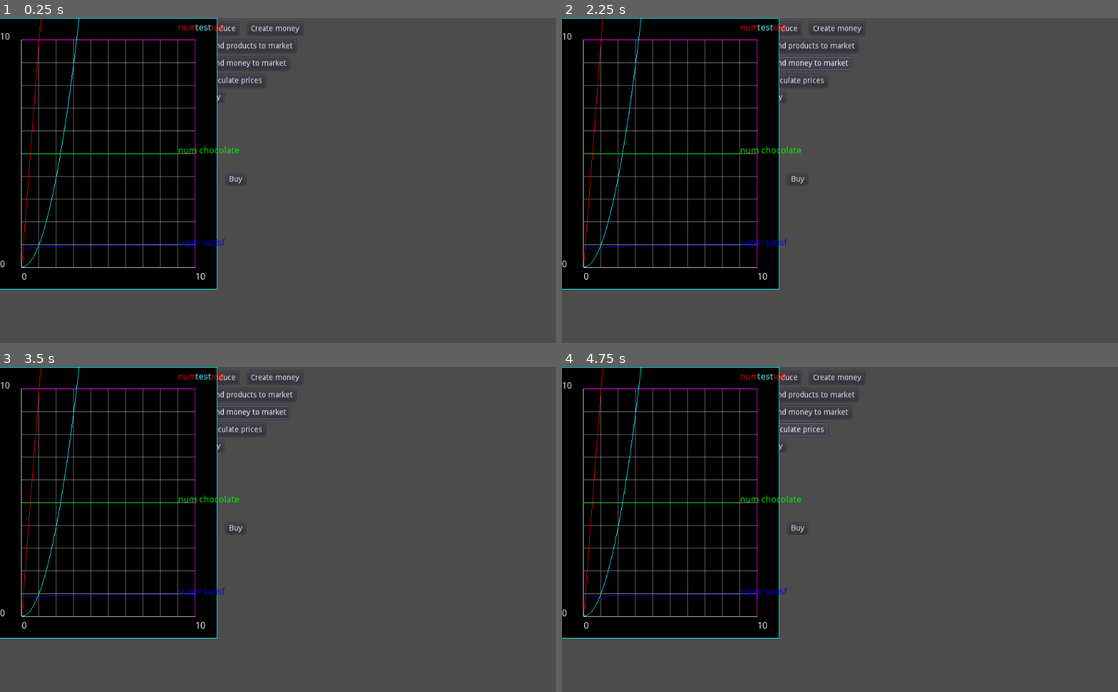
Above: before the commit, frames 1-4 (two rows, left to right).
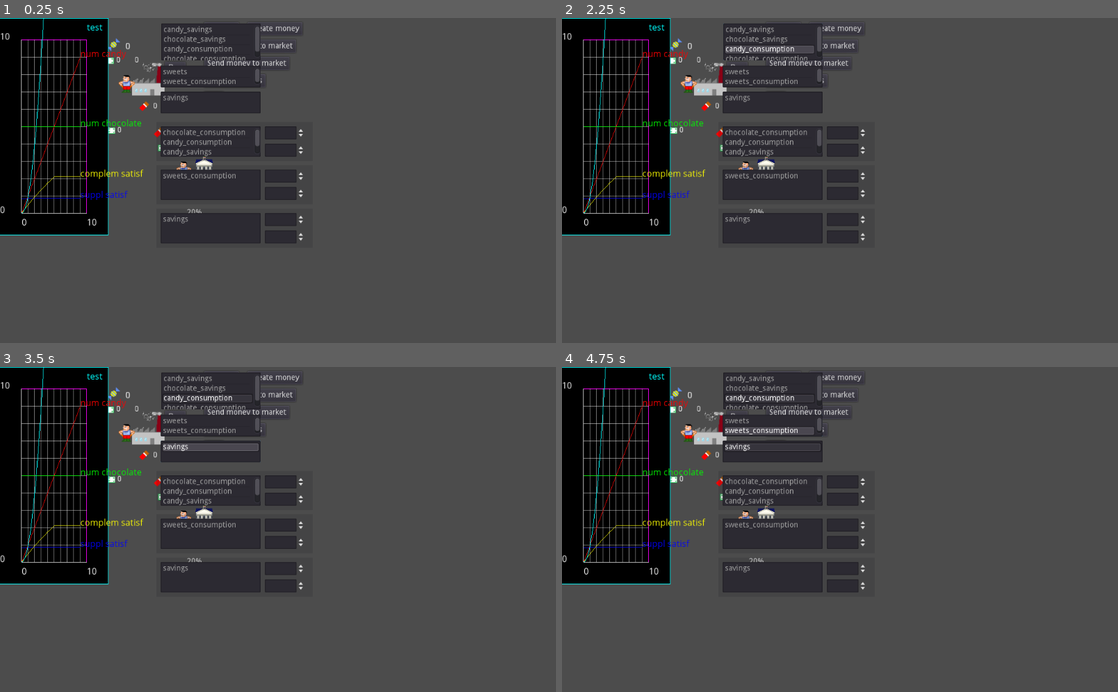
Above: after the commit, the same moments.

Repository: carlostgit/Fiat2
Game: Godot game, scene res://Fiat.tscn
Two runs of this game, one before a commit and one after it. Both use one fixed random seed, a clock stepped at 60 frames per second and the inputs below.
Inputs:
- Up to frame 1 (0.25 s): no input
- Up to frame 2 (2.25 s): click "Produce" at 0.5 s; click "Send products to market" at 1.25 s; click "Send money to market" at 2 s
- Up to frame 3 (3.5 s): click "Buy" at 2.75 s
- Up to frame 4 (4.75 s): click "Create money" at 3.5 s; click "Calculate prices" at 4.25 s

The runs differ from the first frame. In frame 1, 26% of the frame differs, in the area x 0-55%, y 0-84%; in frame 2, 26%; in frame 3, 26%; in frame 4, 26%.

Commit message:
Se añaden métodos para testeo de SatisfactionCalculator, y una escena PriceCalculationTesterScene.tscn

Diff:
--- a/Fiat.gd
+++ b/Fiat.gd
@@ -8,7 +8,9 @@
 #Testeo de scripts
 #const SatisfactionCalculator = preload("res://PriceCalculation/SatisfactionCalculator.gd")
 
+
 const PriceCalculationTester = preload("res://PriceCalculation/PriceCalculationTester.gd")
+
 
 #Fin de testeo de scripts
 
--- a/Fiat.tscn
+++ b/Fiat.tscn
@@ -236,17 +236,17 @@
 
 [node name="Globals" type="Node" parent="."]
 script = ExtResource( 11 )
+[connection signal="pressed" from="ProduceButton" to="Factory2" method="_on_ProduceButton_pressed"]
 [connection signal="pressed" from="ProduceButton" to="Factory" method="_on_ProduceButton_pressed"]
-[connection signal="pressed" from="ProduceButton" to="Factory2" method="_on_ProduceButton_pressed"]
 [connection signal="pressed" from="CreateMoney" to="Government" method="_on_CreateMoney_pressed"]
+[connection signal="pressed" from="SendProductsToMarketButton" to="Factory2" method="_on_SendProductsToMarketButton_pressed"]
 [connection signal="pressed" from="SendProductsToMarketButton" to="Factory" method="_on_SendProductsToMarketButton_pressed"]
-[connection signal="pressed" from="SendProductsToMarketButton" to="Factory2" method="_on_SendProductsToMarketButton_pressed"]
+[connection signal="pressed" from="SendMoneyToMarketButton" to="Government" method="_on_SendMoneyToMarketButton_pressed"]
+[connection signal="pressed" from="SendMoneyToMarketButton" to="Factory2" method="_on_SendMoneyToMarketButton_pressed"]
 [connection signal="pressed" from="SendMoneyToMarketButton" to="Factory" method="_on_SendMoneyToMarketButton_pressed"]
-[connection signal="pressed" from="SendMoneyToMarketButton" to="Factory2" method="_on_SendMoneyToMarketButton_pressed"]
-[connection signal="pressed" from="SendMoneyToMarketButton" to="Government" method="_on_SendMoneyToMarketButton_pressed"]
 [connection signal="pressed" from="CalculatePrices" to="Shop" method="_on_CalculatePrices_pressed"]
+[connection signal="pressed" from="BuyButton" to="Government" method="_on_BuyButton_pressed"]
+[connection signal="pressed" from="BuyButton" to="Factory2" method="_on_BuyButton_pressed"]
 [connection signal="pressed" from="BuyButton" to="Factory" method="_on_BuyButton_pressed"]
-[connection signal="pressed" from="BuyButton" to="Factory2" method="_on_BuyButton_pressed"]
-[connection signal="pressed" from="BuyButton" to="Government" method="_on_BuyButton_pressed"]
 [connection signal="pressed" from="Government/Buy" to="Government" method="_on_Buy_pressed"]
 [connection signal="signal_tax_rate_changed" from="Globals" to="Government" method="_on_Globals_signal_tax_rate_changed"]
--- a/PriceCalculation/PriceCalculationTester.gd
+++ b/PriceCalculation/PriceCalculationTester.gd
@@ -10,19 +10,29 @@
 const TradeCalculator = preload("res://PriceCalculation/TradeCalculator.gd")
 
 const Plotter = preload("res://Plotter/Plotter.gd")
+#const PriceCalculationTesterSceneRes = preload("res:://PriceCalculation/PriceCalculationTesterScene.tscn")
+
+const PriceCalculationTesterSceneRes = preload("res://PriceCalculation/PriceCalculationTesterScene.tscn")
 
 const PriceCalculationInterface = preload("res://PriceCalculation/PriceCalculationInterface.gd")
 
 # Called when the node enters the scene tree for the first time.
 func _ready():
 
+#	Escena PriceCalculationTesterScene
+	var price_calculation_tester_scene = PriceCalculationTesterSceneRes.instance()
+	self.call_deferred("add_child",price_calculation_tester_scene)
+#
+
+#	Plotter
 	var x_max:float = 10
 	var y_max:float = 10
 	var plotter:Plotter = Plotter.new(x_max,y_max)
-	plotter.set_size(Vector2(400,400))
-	plotter.set_size(Vector2(400,500))
+	plotter.set_size(Vector2(200,400))
+#	plotter.set_size(Vector2(400,500))
 
 	self.call_deferred("add_child",plotter)
+#
 
 	var test_funcref = funcref( plotter, "default_test_function")
 	plotter.add_func_ref(test_funcref,[],"test")
@@ -81,13 +91,19 @@
 
 
 	#TODO
-	var options_result = satisfaction_calculator.get_options()
-	print (options_result)
-	var products_result = satisfaction_calculator.get_products()
-	print (products_result)
-	var combos_result = satisfaction_calculator.get_complementary_combos()
-	print (combos_result)
-
+#	var options_result = satisfaction_calculator.get_options()
+#	print (options_result)
+#	var products_result = satisfaction_calculator.get_products()
+#	print (products_result)
+#	var combos_result = satisfaction_calculator.get_complementary_combos()
+#	print (combos_result)
+
+#	TODO: comprobar y corregir los errores que saca check_integrity()
+	satisfaction_calculator.check_integrity()
+
+	price_calculation_tester_scene.set_satisfaction_calculator_ref(satisfaction_calculator)
+
+#TODO: Seguir con lo de PriceCalculationTester.tscn
 #
 ##	TODO: Preparar en Plotter un método add_func_ref_with_args para poder hacer lo siguiente
 #	var func_calc_satisf = funcref(self,"test_satisfaction")
@@ -191,18 +207,27 @@
 		var array_candy:Array = []
 		var array_chocolate:Array = []
 		var array_satisf_supplem:Array = []
+		var array_satisf_complem:Array = []
 		for x in range (0,10):
 #			var num_chocolate:int = x
-			var num_candy:int = x*10
-			var combidict:Dictionary = {"candy_savings":num_candy,"chocolate_savings":num_chocolate}
+			var num_candy:int = x
+#			var combidict:Dictionary = {"candy_savings":num_candy,"chocolate_savings":num_chocolate}
+			var combidict:Dictionary = {"candy_consumption":num_candy,"chocolate_consumption":num_chocolate,
+										"candy_savings":num_candy,"chocolate_savings":num_chocolate
+										}
 			var satisf_supplem:float = satisfaction_calculator.calculate_satisf_of_combidict_from_supplementary_combos(combidict)
+			var satisf_complem:float = satisfaction_calculator.calculate_satisf_of_combidict_from_complementary_combos(combidict)
 			array_candy.append(Vector2(x,num_candy))
 			array_chocolate.append(Vector2(x,num_chocolate))
 			array_satisf_supplem.append(Vector2(x,satisf_supplem))
+			array_satisf_complem.append(Vector2(x,satisf_complem))
+
 		plotter.add_point_group(1,array_candy,Color(1,0,0,0.9), "num candy")
 		plotter.add_point_group(2,array_chocolate,Color(0,1,0,0.9), "num chocolate")
 		plotter.add_point_group(3,array_satisf_supplem,Color(0,0,1,0.9), "suppl satisf")
-
+		plotter.add_point_group(4,array_satisf_complem,Color(1,1,0,0.9), "complem satisf")
+
+#	satisfaction_calculator.print_info()
 #	TODO
 #	Modificar parametros en funcion de calidad del producto como ahorro
 
--- /dev/null
+++ b/PriceCalculation/PriceCalculationTesterScene.gd
@@ -0,0 +1,95 @@
+extends Control
+
+
+# Declare member variables here. Examples:
+# var a = 2
+# var b = "text"
+
+const SatisfactionCalculator = preload("res://PriceCalculation/SatisfactionCalculator.gd")
+var _satisfaction_calculator:SatisfactionCalculator = null
+
+
+# Called when the node enters the scene tree for the first time.
+func _ready():
+
+#	Pruebas
+#	$OptionsItemList.add_item("Prueba 1")
+#	$OptionsItemList.add_item("Prueba 2")
+##
+
+	pass # Replace with function body.
+
+# Called every frame. 'delta' is the elapsed time since the previous frame.
+#func _process(delta):
+#	pass
+
+func update_satisfaction_calculator_data():
+	var satisf_calc:SatisfactionCalculator = _satisfaction_calculator
+
+	for option in satisf_calc.get_options():
+		add_option(option)
+
+	for comp_combo in satisf_calc.get_complementary_combos():
+		add_comp_combo(comp_combo)
+
+	for sup_combo in satisf_calc.get_supplementary_combos():
+		add_sup_combo(sup_combo)
+
+	for satisf_curve in satisf_calc.get_satisfaction_curves_of_options():
+		add_satisf_curve(satisf_curve)
+
+	for satisf_curve in satisf_calc.get_satisfaction_curves_of_complementary_combos():
+		add_satisf_curve_for_comp_combo(satisf_curve)
+
+	for satisf_curve in satisf_calc.get_satisfaction_curves_of_supplementary_combos():
+		add_satisf_curve_for_sup_combo(satisf_curve)
+
+#	TODO seguir por aquí
+
+func set_satisfaction_calculator_ref(satisf_calculator_arg):
+	_satisfaction_calculator = satisf_calculator_arg
+	update_satisfaction_calculator_data()
+
+
+func add_option(option_arg:String):
+	$OptionsItemList.add_item(option_arg)
+
+func add_comp_combo(comp_combo_arg:String):
+	$CompCombosItemList.add_item(comp_combo_arg)
+
+func add_sup_combo(sup_combo_arg:String):
+	$SupCombosItemList.add_item(sup_combo_arg)
+
+func add_satisf_curve(satif_curve_arg:String):
+	$SatisfCurvesForOptions/SatisfCurvesItemList.add_item(satif_curve_arg)
+
+func add_satisf_curve_for_comp_combo(satif_curve_arg:String):
+	$SatisfCurvesForCompCombos/SatisfCurvesForCompCombosItemList.add_item(satif_curve_arg)
+
+func add_satisf_curve_for_sup_combo(satif_curve_arg:String):
+	$SatisfCurvesForSupCombos/SatisfCurvesForSupCombosItemList.add_item(satif_curve_arg)
+
+
+func _on_SatisfCurvesItemList_item_selected(index):
+	if (_satisfaction_calculator):
+		var option:String = $SatisfCurvesForOptions/SatisfCurvesItemList.get_item_text(index)
+		var max_satisf = _satisfaction_calculator.get_option_max_satisfaction(option)
+		$SatisfCurvesForOptions/MaxSatisfSpinBox.set_value(max_satisf)
+		var pref_at_0 = _satisfaction_calculator.get_option_preference_at_0(option)
+		$SatisfCurvesForOptions/SatisfAt0SpinBox.set_value(pref_at_0)
+
+func _on_SatisfCurvesForCompCombosItemList_item_selected(index):
+	if (_satisfaction_calculator):
+		var option:String = $SatisfCurvesForCompCombos/SatisfCurvesForCompCombosItemList.get_item_text(index)
+		var max_satisf = _satisfaction_calculator.get_complementary_combo_max_satisfaction(option)
+		$SatisfCurvesForCompCombos/MaxSatisfSpinBox.set_value(max_satisf)
+		var pref_at_0 = _satisfaction_calculator.get_complementary_combo_preference_at_0(option)
+		$SatisfCurvesForCompCombos/SatisfAt0SpinBox.set_value(pref_at_0)
+
+func _on_SatisfCurvesForSupCombosItemList_item_selected(index):
+	if (_satisfaction_calculator):
+		var option:String = $SatisfCurvesForSupCombos/SatisfCurvesForSupCombosItemList.get_item_text(index)
+		var max_satisf = _satisfaction_calculator.get_supplementary_combo_max_satisfaction(option)
+		$SatisfCurvesForSupCombos/MaxSatisfSpinBox.set_value(max_satisf)
+		var pref_at_0 = _satisfaction_calculator.get_supplementary_combo_preference_at_0(option)
+		$SatisfCurvesForSupCombos/SatisfAt0SpinBox.set_value(pref_at_0)
--- /dev/null
+++ b/PriceCalculation/PriceCalculationTesterScene.tscn
@@ -0,0 +1,142 @@
+[gd_scene load_steps=2 format=2]
+
+[ext_resource path="res://PriceCalculation/PriceCalculationTesterScene.gd" type="Script" id=1]
+
+[node name="Control" type="Control"]
+anchor_right = 1.0
+anchor_bottom = 1.0
+margin_right = 2.0
+margin_bottom = 3.0
+script = ExtResource( 1 )
+__meta__ = {
+"_edit_use_anchors_": false
+}
+
+[node name="OptionsItemList" type="ItemList" parent="."]
+margin_left = 297.0
+margin_top = 10.0
+margin_right = 480.0
+margin_bottom = 78.0
+
+[node name="CompCombosItemList" type="ItemList" parent="."]
+margin_left = 296.0
+margin_top = 88.0
+margin_right = 480.0
+margin_bottom = 128.0
+__meta__ = {
+"_edit_use_anchors_": false
+}
+
+[node name="SupCombosItemList" type="ItemList" parent="."]
+margin_left = 296.0
+margin_top = 136.0
+margin_right = 480.0
+margin_bottom = 176.0
+
+[node name="SatisfCurvesForOptions" type="Panel" parent="."]
+self_modulate = Color( 1, 1, 1, 0.196078 )
+margin_left = 288.0
+margin_top = 192.0
+margin_right = 576.0
+margin_bottom = 264.0
+
+[node name="SatisfCurvesItemList" type="ItemList" parent="SatisfCurvesForOptions"]
+margin_left = 8.0
+margin_top = 8.0
+margin_right = 192.0
+margin_bottom = 64.0
+__meta__ = {
+"_edit_use_anchors_": false
+}
+
+[node name="MaxSatisfSpinBox" type="SpinBox" parent="SatisfCurvesForOptions"]
+margin_left = 200.0
+margin_top = 8.0
+margin_right = 274.0
+margin_bottom = 32.0
+__meta__ = {
+"_edit_use_anchors_": false
+}
+
+[node name="SatisfAt0SpinBox" type="SpinBox" parent="SatisfCurvesForOptions"]
+margin_left = 200.0
+margin_top = 40.0
+margin_right = 274.0
+margin_bottom = 64.0
+__meta__ = {
+"_edit_use_anchors_": false
+}
+
+[node name="SatisfCurvesForCompCombos" type="Panel" parent="."]
+self_modulate = Color( 1, 1, 1, 0.196078 )
+margin_left = 288.0
+margin_top = 272.0
+margin_right = 576.0
+margin_bottom = 344.0
+__meta__ = {
+"_edit_use_anchors_": false
+}
+
+[node name="SatisfCurvesForCompCombosItemList" type="ItemList" parent="SatisfCurvesForCompCombos"]
+margin_left = 8.0
+margin_top = 8.0
+margin_right = 192.0
+margin_bottom = 64.0
+__meta__ = {
+"_edit_use_anchors_": false
+}
+
+[node name="MaxSatisfSpinBox" type="SpinBox" parent="SatisfCurvesForCompCombos"]
+margin_left = 200.0
+margin_top = 8.0
+margin_right = 274.0
+margin_bottom = 32.0
+__meta__ = {
+"_edit_use_anchors_": false
+}
+
+[node name="SatisfAt0SpinBox" type="SpinBox" parent="SatisfCurvesForCompCombos"]
+margin_left = 200.0
+margin_top = 40.0
+margin_right = 274.0
+margin_bottom = 64.0
+__meta__ = {
+"_edit_use_anchors_": false
+}
+
+[node name="SatisfCurvesForSupCombos" type="Panel" parent="."]
+self_modulate = Color( 1, 1, 1, 0.196078 )
+margin_left = 288.0
+margin_top = 352.0
+margin_right = 576.0
+margin_bottom = 424.0
+
+[node name="SatisfCurvesForSupCombosItemList" type="ItemList" parent="SatisfCurvesForSupCombos"]
+margin_left = 8.0
+margin_top = 8.0
+margin_right = 192.0
+margin_bottom = 64.0
+__meta__ = {
+"_edit_use_anchors_": false
+}
+
+[node name="MaxSatisfSpinBox" type="SpinBox" parent="SatisfCurvesForSupCombos"]
+margin_left = 200.0
+margin_top = 8.0
+margin_right = 274.0
+margin_bottom = 32.0
+__meta__ = {
+"_edit_use_anchors_": false
+}
+
+[node name="SatisfAt0SpinBox" type="SpinBox" parent="SatisfCurvesForSupCombos"]
+margin_left = 200.0
+margin_top = 40.0
+margin_right = 274.0
+margin_bottom = 64.0
+__meta__ = {
+"_edit_use_anchors_": false
+}
+[connection signal="item_selected" from="SatisfCurvesForOptions/SatisfCurvesItemList" to="." method="_on_SatisfCurvesItemList_item_selected"]
+[connection signal="item_selected" from="SatisfCurvesForCompCombos/SatisfCurvesForCompCombosItemList" to="." method="_on_SatisfCurvesForCompCombosItemList_item_selected"]
+[connection signal="item_selected" from="SatisfCurvesForSupCombos/SatisfCurvesForSupCombosItemList" to="." method="_on_SatisfCurvesForSupCombosItemList_item_selected"]
--- a/PriceCalculation/SatisfactionCalculator.gd
+++ b/PriceCalculation/SatisfactionCalculator.gd
@@ -523,3 +523,77 @@
 					product_dict[option] = option_dict_arg[option]
 
 	return product_dict
+
+
+func print_info():
+	print("Supplementary combos:")
+	print(self._supplementary_combos)
+	print("Complementary combos:")
+	print(self._complementary_combos)
+	print("Options:")
+	print(self._options)
+	print("Products:")
+	print(self._products)
+	print("Option->Product map:")
+	for option in self._option_satisf_curve_dict.keys():
+		var satis_curve:SatisfactionCurve  = _option_satisf_curve_dict[option]
+		var max_satisf:float = satis_curve.get_maximum_satisf()
+		var pref_at_0:float = satis_curve.get_preference_at_0()
+		print("Option: " + option)
+		print("Max satisf: " +str(max_satisf))
+		print("Pref at 0: " + str(pref_at_0))
+	for option in self._complementary_combo_satisf_curve_dict.keys():
+		var satis_curve:SatisfactionCurve  = _complementary_combo_satisf_curve_dict[option]
+		var max_satisf:float = satis_curve.get_maximum_satisf()
+		var pref_at_0:float = satis_curve.get_preference_at_0()
+		print("Compl Option: " + option)
+		print("Max satisf: " +str(max_satisf))
+		print("Pref at 0: " + str(pref_at_0))
+	for option in self._supplementary_combo_satisf_curve_dict.keys():
+		var satis_curve:SatisfactionCurve  = _supplementary_combo_satisf_curve_dict[option]
+		var max_satisf:float = satis_curve.get_maximum_satisf()
+		var pref_at_0:float = satis_curve.get_preference_at_0()
+		print("Suppl Option: " + option)
+		print("Max satisf: " +str(max_satisf))
+		print("Pref at 0: " + str(pref_at_0))
+
+func check_integrity():
+
+	print("Have all options a product?:")
+	var num_errors_all_options_with_product:int = 0
+	for option in _options:
+		if false ==_option_product_dict.has(option):
+			print("ERROR: missing option "+option+" in _option_product_dict")
+			num_errors_all_options_with_product +=1
+
+	if 0==num_errors_all_options_with_product:
+		print("OK: All options with product")
+
+	print("Are options in satisf curves in options array?:")
+	var num_errors_saisf_curve_options_in_options_array:int = 0
+	for option in _option_satisf_curve_dict:
+		if false == _options.has(option):
+			num_errors_saisf_curve_options_in_options_array +=1
+			print("ERROR: missing option "+option+" from _option_satisf_curve_dict in _options")
+#	for option in _complementary_combo_satisf_curve_dict:
+#		if false == _options.has(option):
+			num_errors_saisf_curve_options_in_options_array +=1
+#			print("ERROR: missing option "+option+" from _complementary_combo_satisf_curve_dict in _options")
+#	for option in _supplementary_combo_satisf_curve_dict:
+#		if false == _options.has(option):
+			num_errors_saisf_curve_options_in_options_array +=1
+#			print("ERROR: missing option "+option+" from _supplementary_combo_satisf_curve_dict in _options")
+
+	if 0==num_errors_saisf_curve_options_in_options_array:
+		print("OK: All saisf curve options in options array")
+
+	print("Are options without satisf curve?:")
+	var num_errors_options_without_satisf_curve:int = 0
+	for option in _options:
+		if (false == _option_satisf_curve_dict.has(option) and
+			false == _complementary_combo_satisf_curve_dict.has(option) and
+			false == _supplementary_combo_satisf_curve_dict.has(option)):
+				print("WARNING: missing satisf curve for option "+option)
+
+	if 0==num_errors_options_without_satisf_curve:
+		print("OK: All options with satisf curve")
